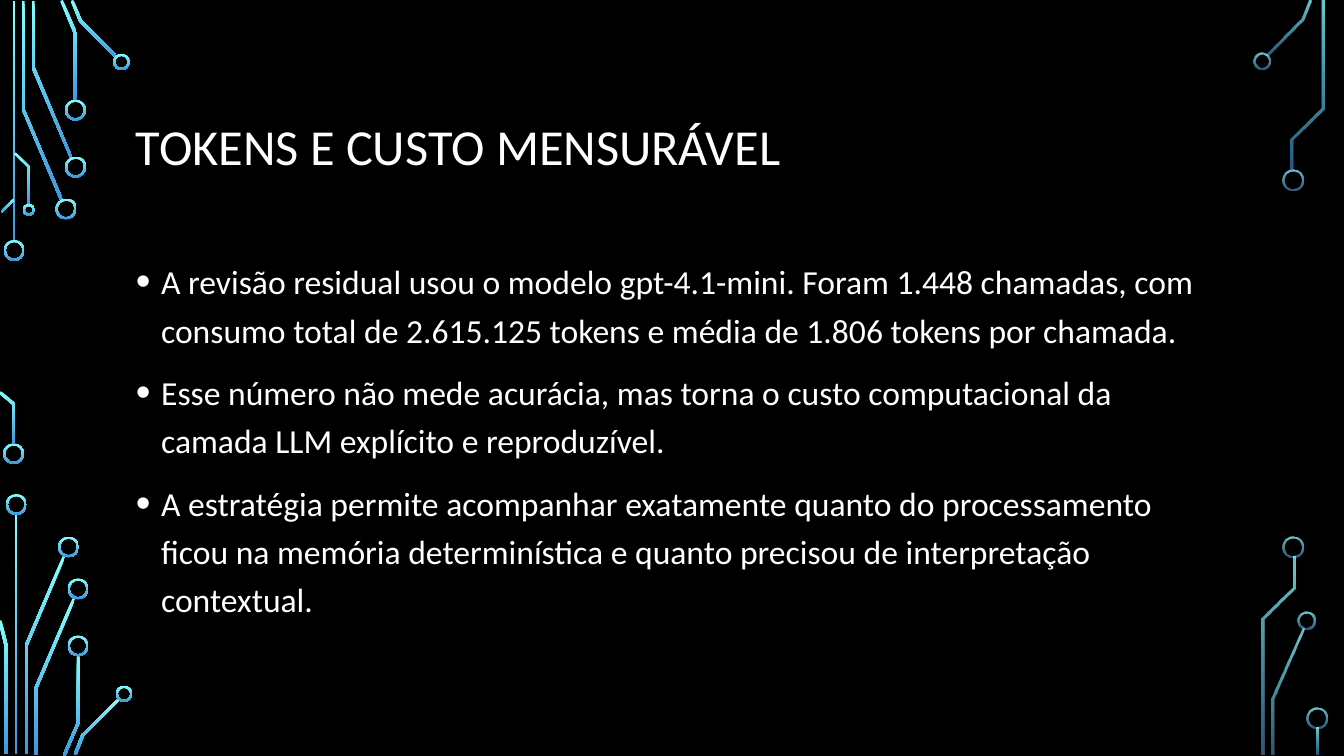
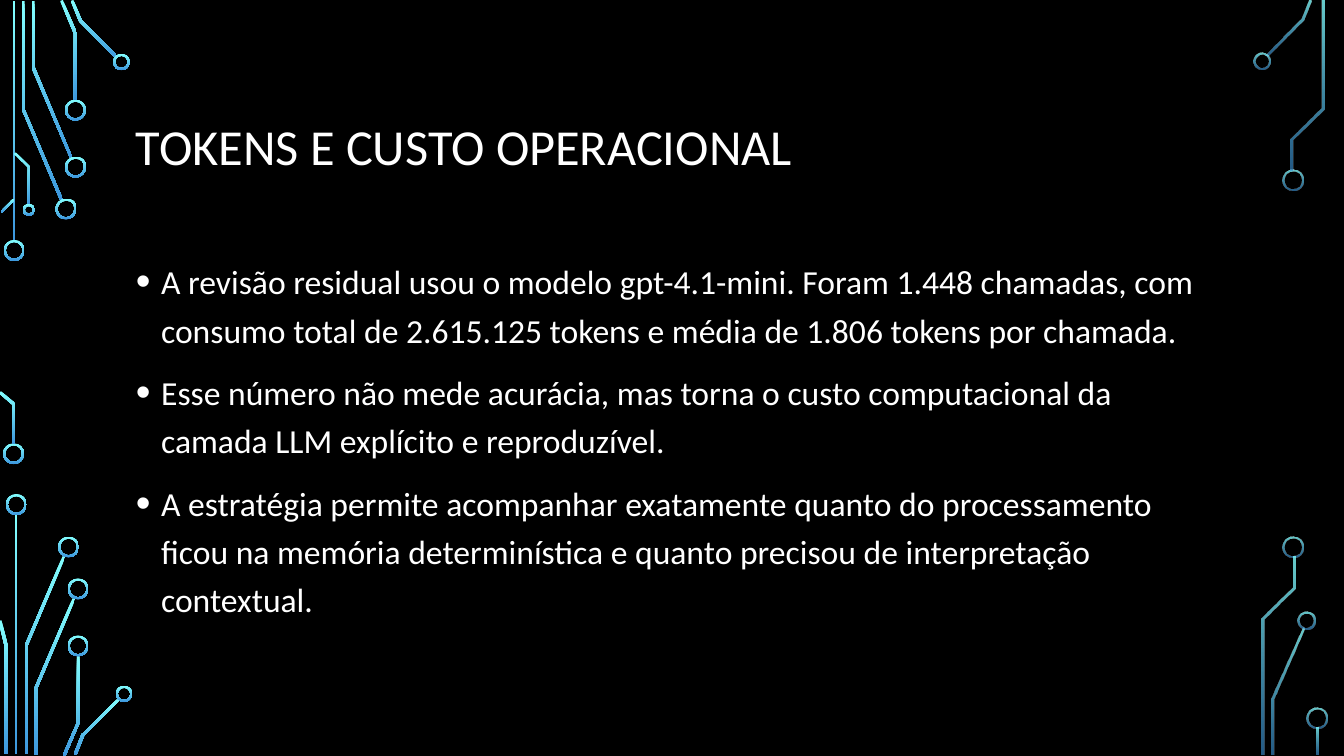
Before and after one commit to 0rakul0/NT_PF, a slide deck: slide 17 of output/Classificação Incremental e Auditável de Crimes em Notícias.pptx. Drawn at 1344x756 pixels with LibreOffice and Linux fonts; fonts in the diff are those of the drawing; background and template pictures are left out. Boxes give left, top, right and bottom in pixels: in the first picture for what was removed or moved away, otherwise in the second. Text is boxed around its words. In the diff, an @@ line names an element or a change of style, - is before the commit and + after.

```diff
--- a/output/Classificação Incremental e Auditável de Crimes em Notícias.pptx
+++ b/output/Classificação Incremental e Auditável de Crimes em Notícias.pptx
@@ title at (x1=136, y1=132, x2=792, y2=166): text changed @@
-TOKENS E CUSTO MENSURÁVEL
+TOKENS E CUSTO OPERACIONAL
```
Also in this commit, not shown: 4 other slides changed, 1 other file.
